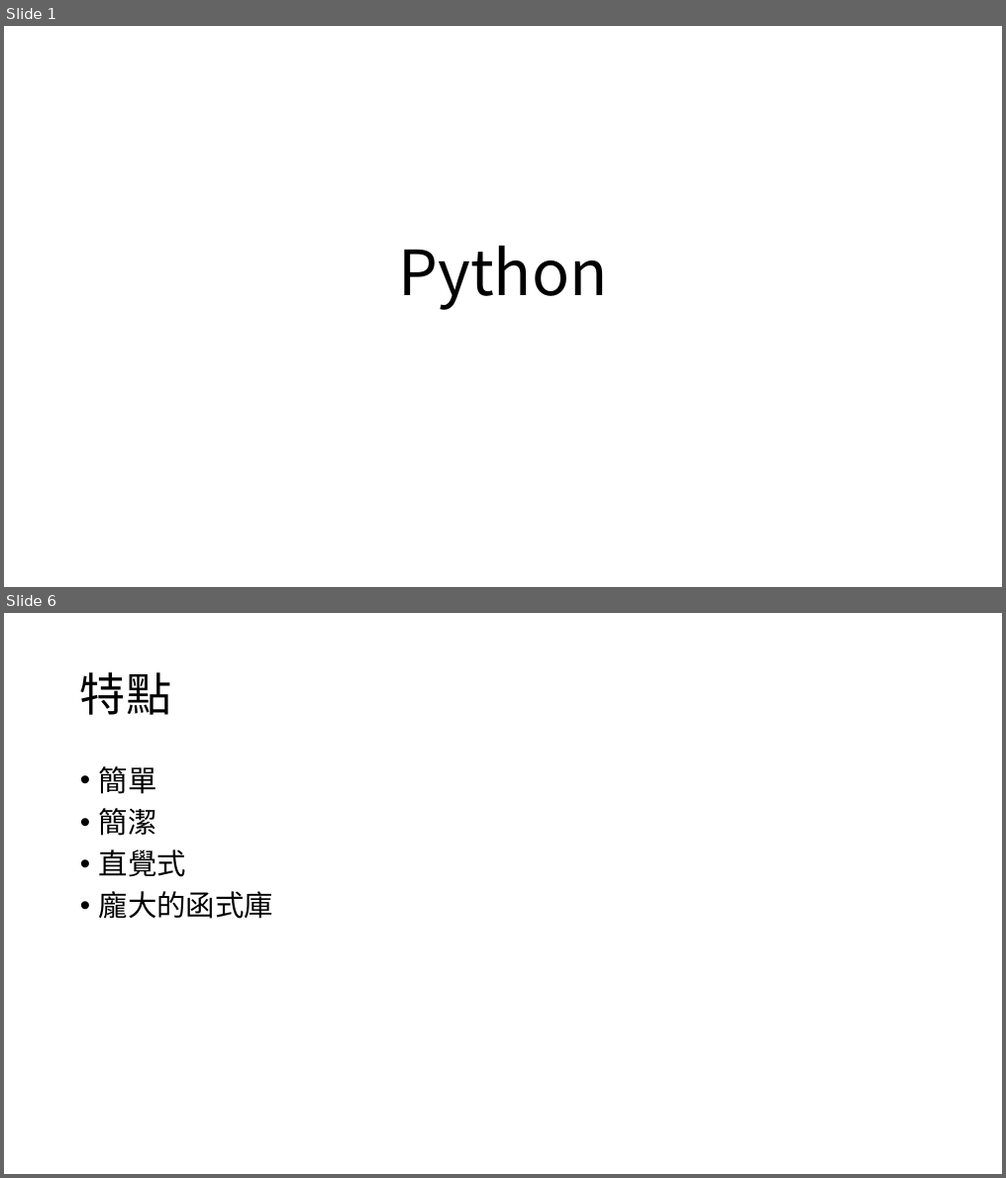
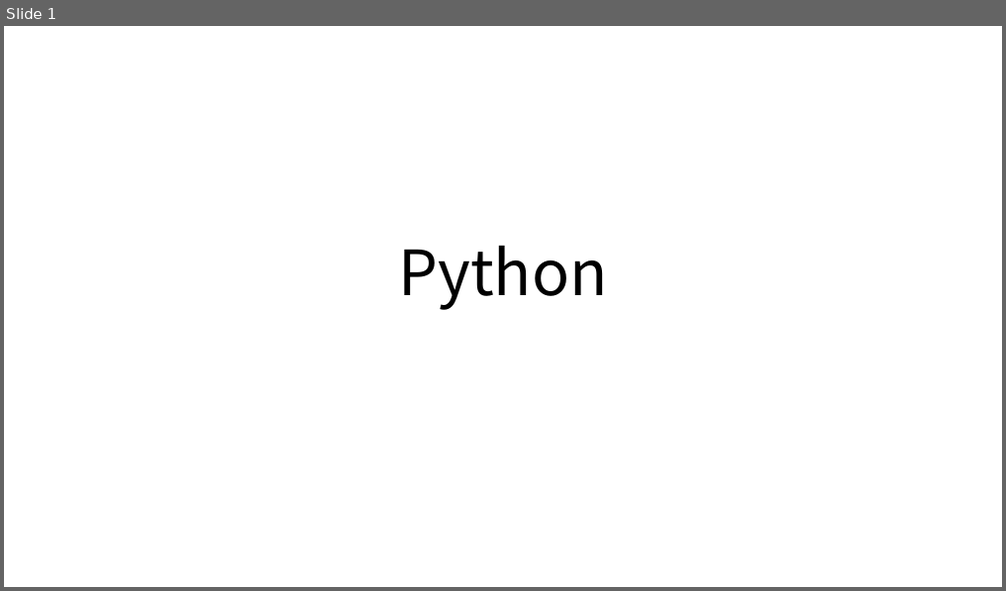
Before and after one commit to timmy61109/Python-Tutorial, a slide deck: Python程式設計入門指南.pptx. Shown one above the other, each under a label of ours: slides 1 and 6 before the commit, slide 1 after it; the slides between them are not shown. The pictures are 1006x1178 and 1006x591 pixels, drawn with LibreOffice and Linux fonts; fonts in the diff are those of the drawing. Boxes give left, top, right and bottom in pixels: in the first picture for what was removed or moved away, otherwise in the second. Text is boxed around its words. In the diff, an @@ line names an element or a change of style, - is before the commit and + after.

```diff
--- a/Python程式設計入門指南.pptx
+++ b/Python程式設計入門指南.pptx
@@ slide 6 removed at <box>4,613,1002,1174</box>, background #FFFFFF @@
@@ title removed at <box>80,672,171,715</box> @@
-特點
@@ text removed at <box>99,766,273,919</box> @@
-• 簡單
-• 簡潔
-• 直覺式
-• 龐大的函式庫
```
Also in this commit, not shown: 2 slides changed, 19 slides added, 10 other slides removed.
